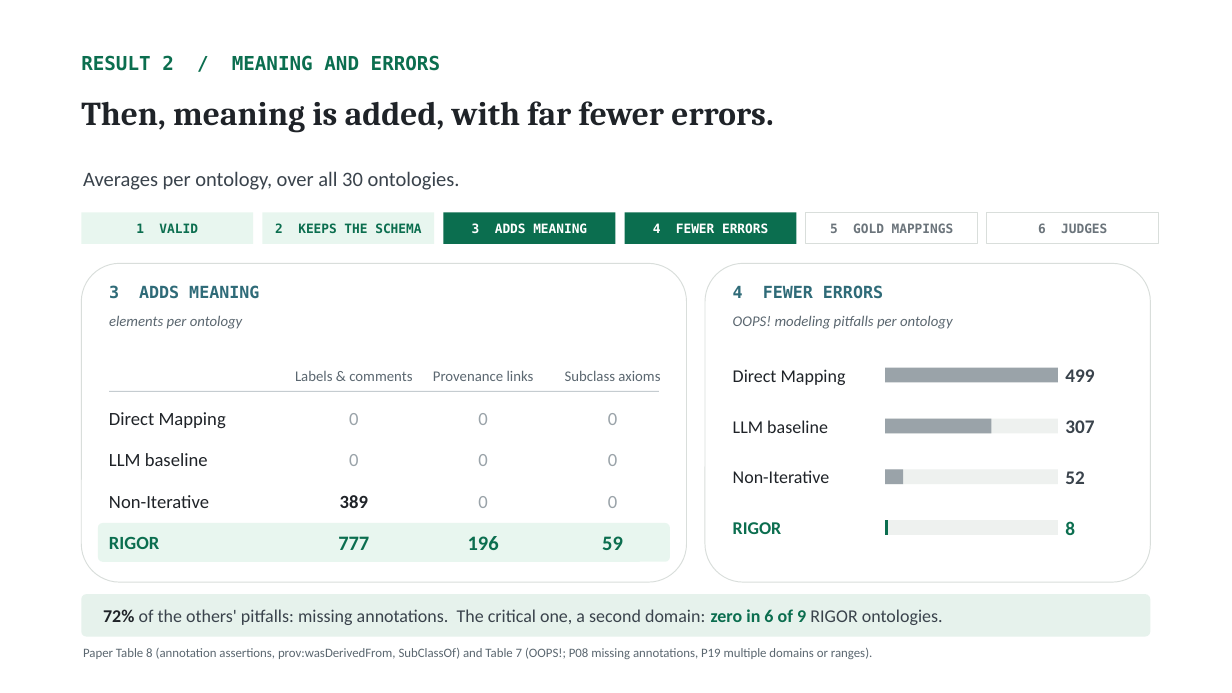
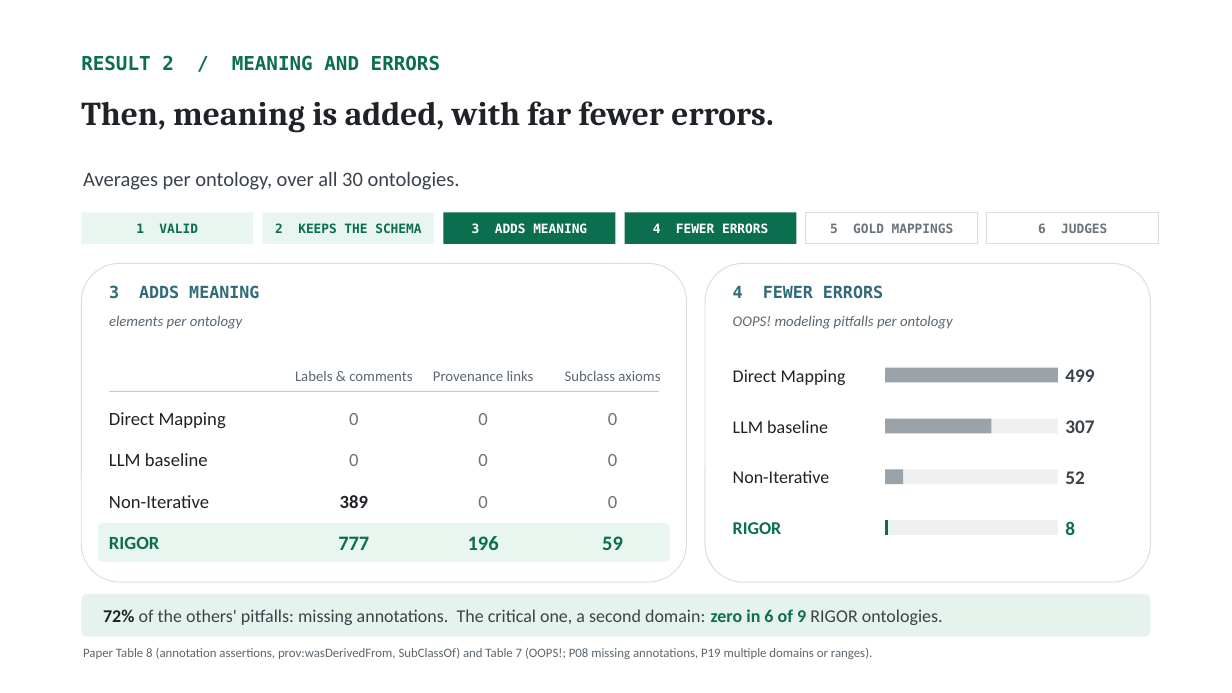
Before and after one commit to NadeenAhmad/rigor_private, a slide deck: slide 2 of presentation/RIGOR_results_R1_R4.pptx. Drawn at 1232x693 pixels with LibreOffice and Linux fonts; fonts in the diff are those of the drawing. Boxes give left, top, right and bottom in pixels: in the first picture for what was removed or moved away, otherwise in the second. Text is boxed around its words. In the diff, an @@ line names an element or a change of style, - is before the commit and + after.

```diff
--- a/presentation/RIGOR_results_R1_R4.pptx
+++ b/presentation/RIGOR_results_R1_R4.pptx
@@ text colour #9AA3A9 to #6B747B in 8 elements at [349,413,358,425], [478,413,487,425], [608,413,617,425], [349,454,358,466], [478,454,487,466], [608,454,617,466], [478,496,487,508], [608,496,617,508] @@
```
Also in this commit, not shown: 2 other files.
